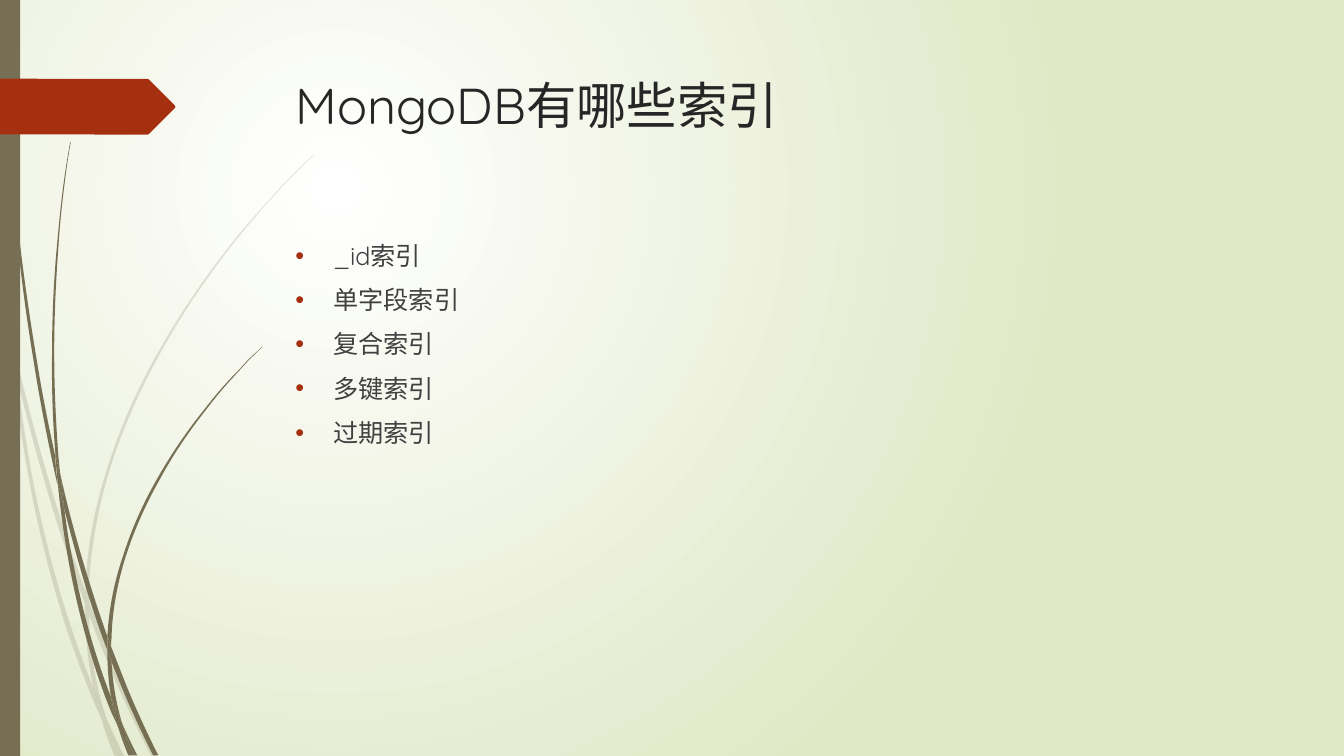
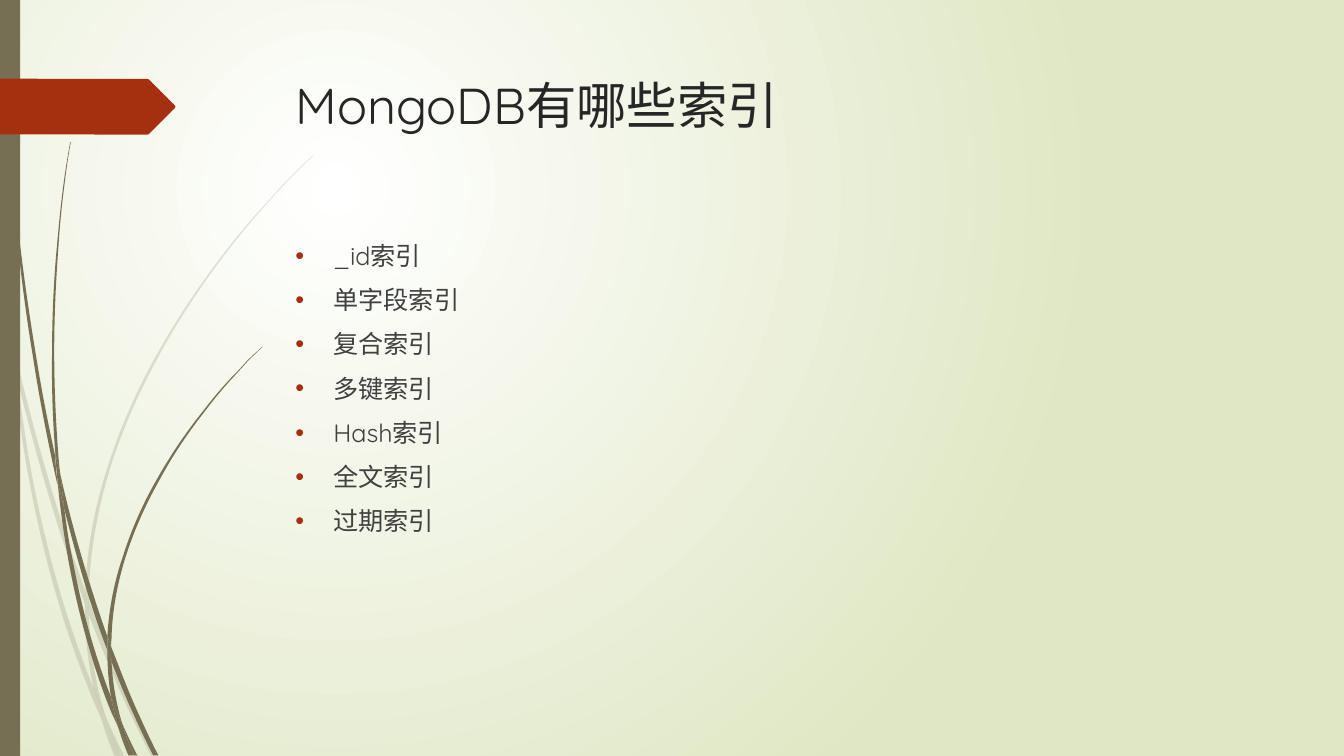
Before and after one commit to xljnc/husky-starter, a slide deck: slide 3 of doc/MongoDB索引.pptx. Drawn at 1344x756 pixels with LibreOffice and Linux fonts; fonts in the diff are those of the drawing. Boxes give left, top, right and bottom in pixels: in the first picture for what was removed or moved away, otherwise in the second. Text is boxed around its words. In the diff, an @@ line names an element or a change of style, - is before the commit and + after.

```diff
--- a/doc/MongoDB索引.pptx
+++ b/doc/MongoDB索引.pptx
@@ text at [333,421,443,488]: paragraphs added @@
+• Hash索引
+• 全文索引
```
Also in this commit, not shown: 1 other slide changed, 4 slides added, 1 other file.
